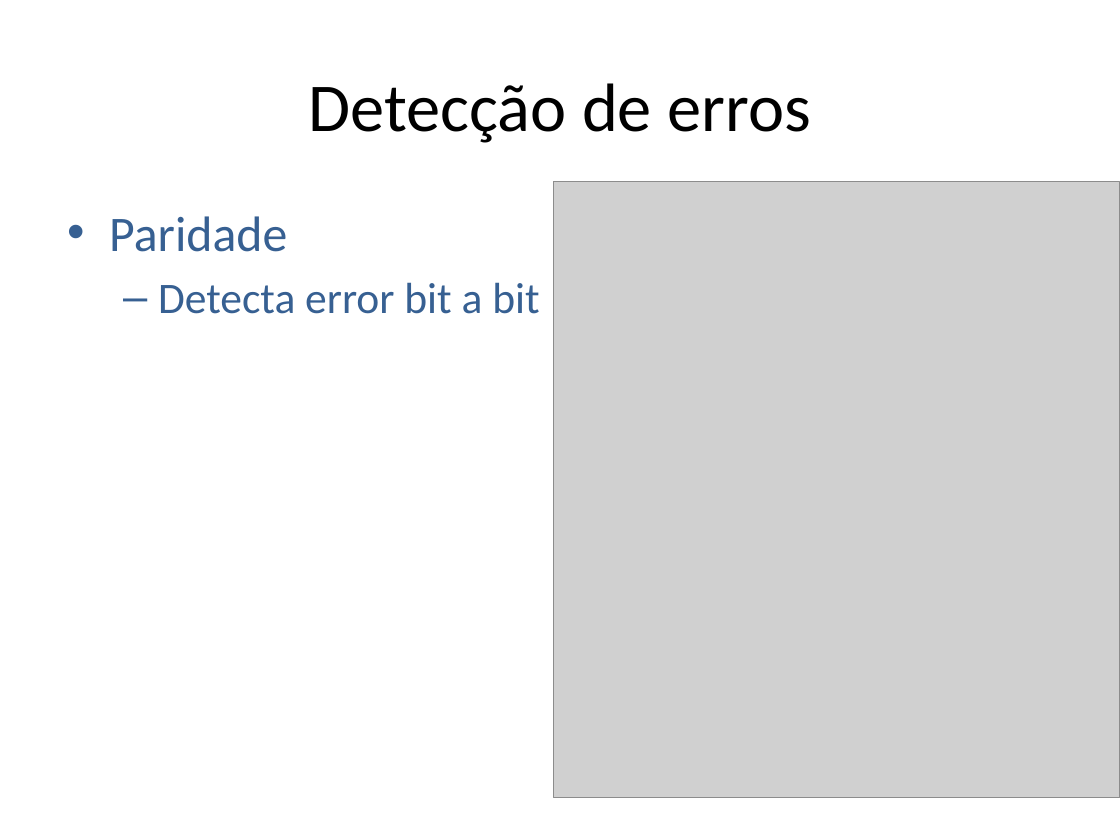
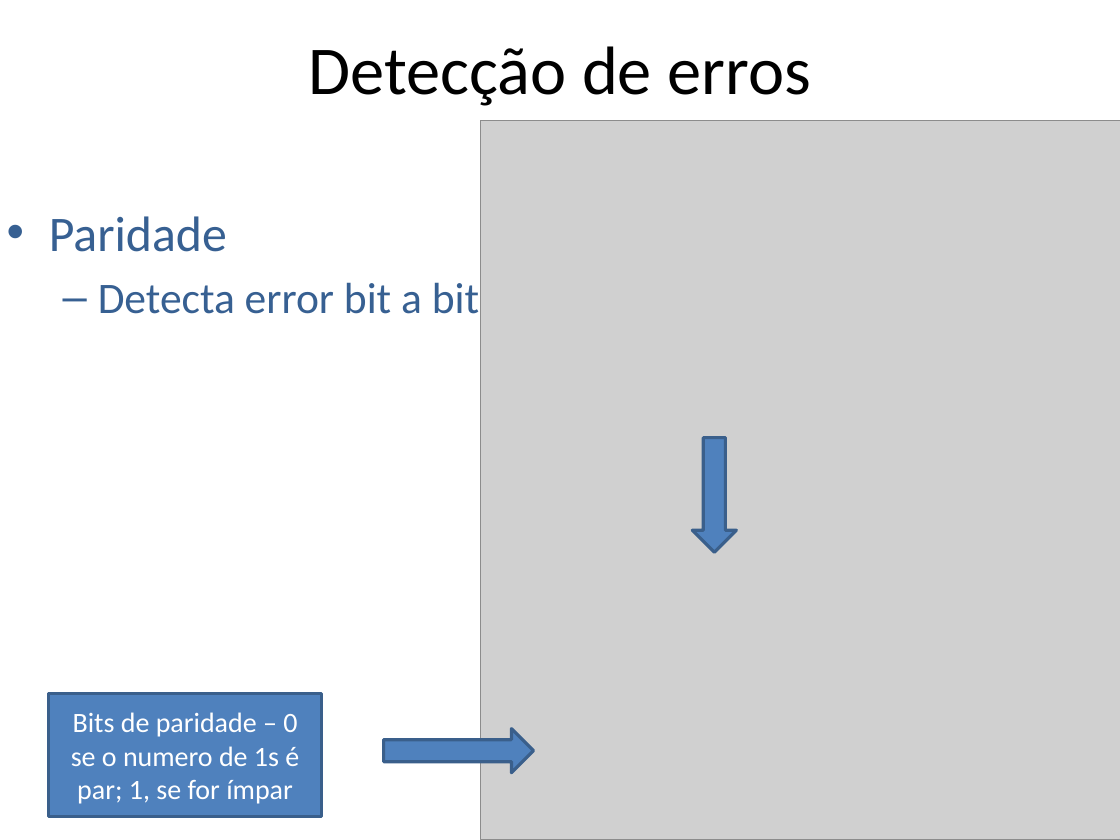
Before and after one commit to niviaquental/niviaquental.github.io, a slide deck: slide 5 of Presentations/Aula11-Enlace-Cabeado/11-Enlace-Cabeado.pptx. Drawn at 1120x840 pixels with LibreOffice and Linux fonts; fonts in the diff are those of the drawing; grey boxes stand for pictures; background and template pictures are left out. Boxes give left, top, right and bottom in pixels: in the first picture for what was removed or moved away, otherwise in the second. Text is boxed around its words. In the diff, an @@ line names an element or a change of style, - is before the commit and + after.

```diff
--- a/Presentations/Aula11-Enlace-Cabeado/11-Enlace-Cabeado.pptx
+++ b/Presentations/Aula11-Enlace-Cabeado/11-Enlace-Cabeado.pptx
@@ title "Detecção de erros": place and size @@
-title "Detecção de erros" at (308, 83, 810, 143)
+title "Detecção de erros" at (308, 46, 810, 106)
@@ picture: place and size @@
-picture at (553, 181, 1120, 797)
+picture at (480, 121, 1120, 840)
@@ text "Paridade": place and size @@
-text "Paridade" at (109, 216, 539, 314)
+text "Paridade" at (49, 216, 479, 314)
@@ right arrow added at (693, 437, 736, 552), fill #4F81BD, outline #3A5F8C 2 pt @@
@@ rectangle added at (48, 693, 321, 816), fill #4F81BD, outline #3A5F8C 2 pt, 18 pt, text #FFFFFF @@
+Bits de paridade – 0 se o numero de 1s é par; 1, se for ímpar
@@ right arrow added at (384, 729, 534, 773), fill #4F81BD, outline #3A5F8C 2 pt @@
```
Also in this commit, not shown: 2 other slides changed.
